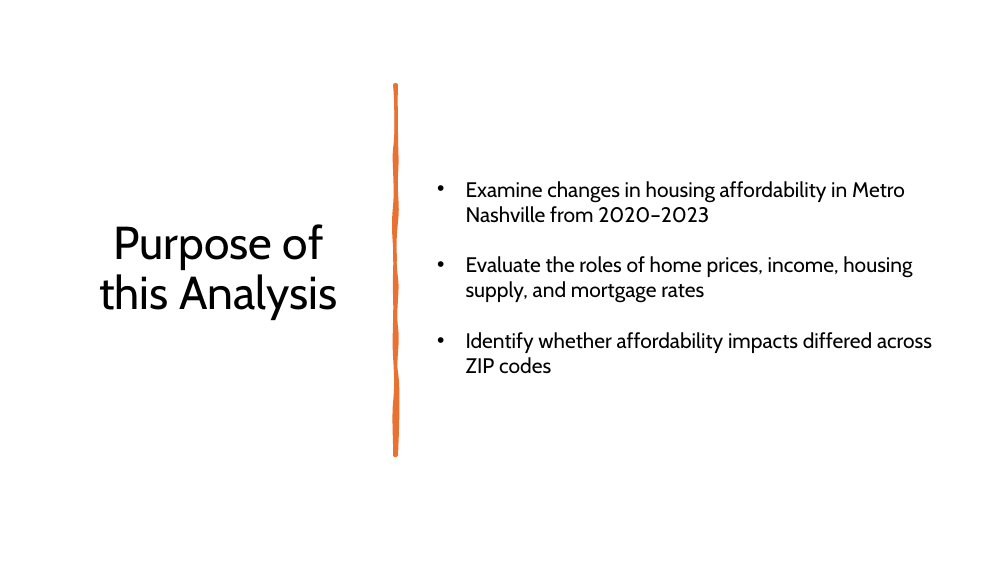
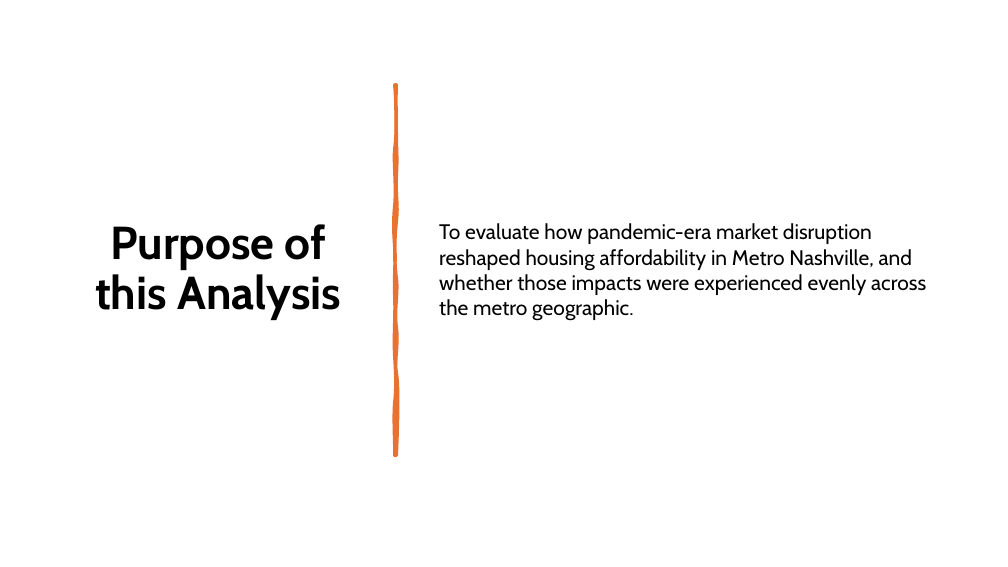
Before and after one commit to lukemgaff/Metro-Nashville-Housing-Affordability-2020-2023, a slide deck: slide 2 of Capstone(Nashville Housing).pptx. Drawn at 1008x567 pixels with LibreOffice and Linux fonts; fonts in the diff are those of the drawing. Boxes give left, top, right and bottom in pixels: in the first picture for what was removed or moved away, otherwise in the second. Text is boxed around its words. In the diff, an @@ line names an element or a change of style, - is before the commit and + after.

```diff
--- a/Capstone(Nashville Housing).pptx
+++ b/Capstone(Nashville Housing).pptx
@@ title "Purpose of this Analysis" at <box>95,224,341,320</box>: bold on @@
@@ text at <box>439,223,926,321</box>: text changed @@
-• Examine changes in housing affordability in Metro Nashville from 2020–2023
-• Evaluate the roles of home prices, income, housing supply, and mortgage rates
-• Identify whether affordability impacts differed across ZIP codes
+To evaluate how pandemic-era market disruption reshaped housing affordability in Metro Nashville, and whether those impacts were experienced evenly across the metro geographic.
```
Also in this commit, not shown: 10 other slides changed, 3 slides added, 2 slides removed, 12 other files.
